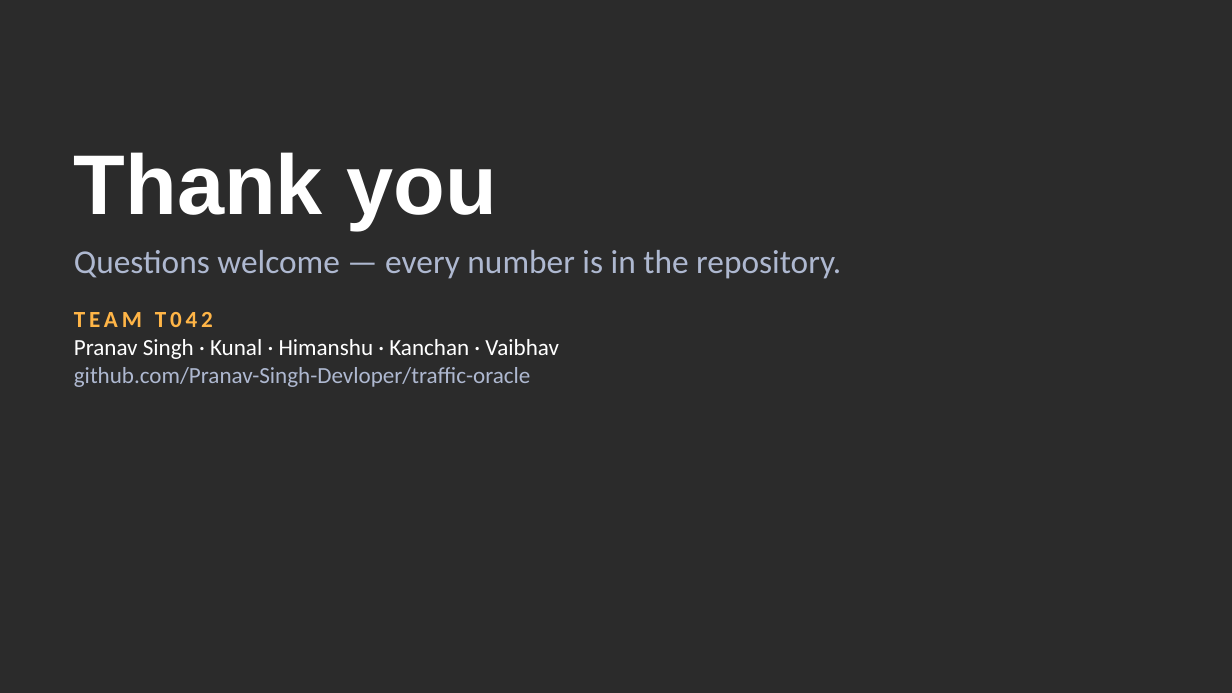
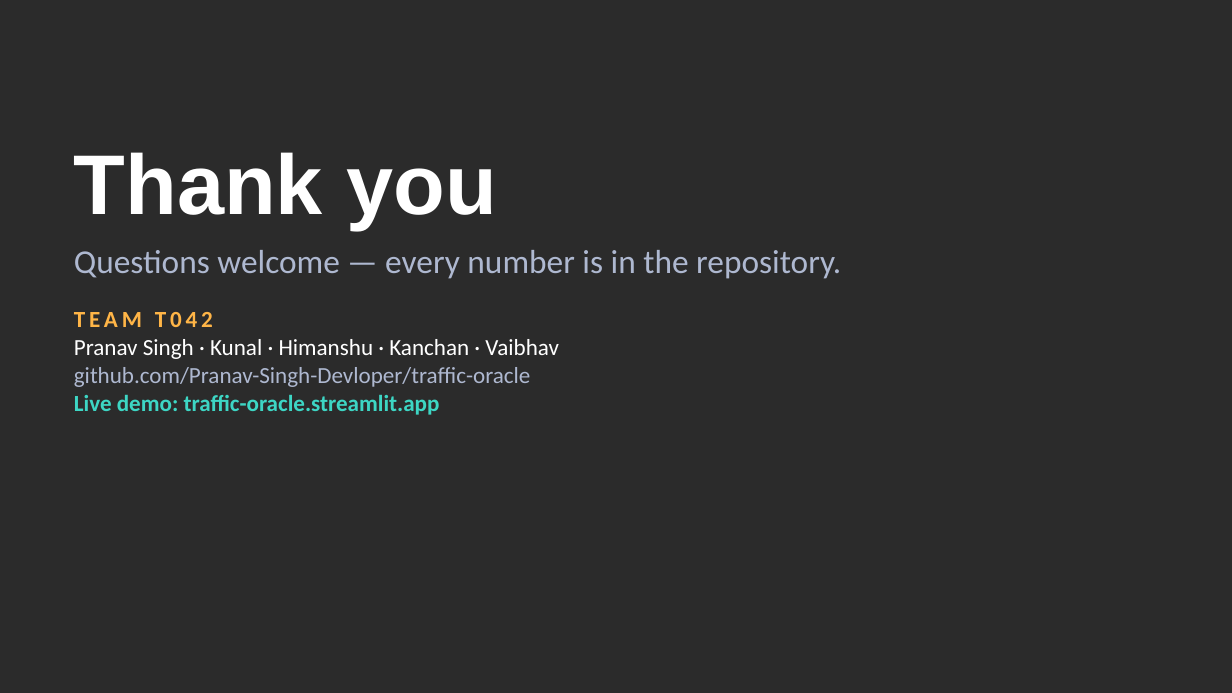
Before and after one commit to Pranav-Singh-Devloper/traffic-oracle, a slide deck: slide 33 of docs/Traffic_Oracle_Presentation.pptx. Drawn at 1232x693 pixels with LibreOffice and Linux fonts; fonts in the diff are those of the drawing; background and template pictures are left out; a plain dark background stands for a picture behind light text. Boxes give left, top, right and bottom in pixels: in the first picture for what was removed or moved away, otherwise in the second. Text is boxed around its words. In the diff, an @@ line names an element or a change of style, - is before the commit and + after.

Commit message:
Document hyperparameter tuning in reports; add live demo link (reports, README, docs, decks)

```diff
--- a/docs/Traffic_Oracle_Presentation.pptx
+++ b/docs/Traffic_Oracle_Presentation.pptx
@@ text at bbox=[74, 395, 440, 415]: paragraph added @@
+Live demo: traffic-oracle.streamlit.app
```
Also in this commit, not shown: 24 other files.
